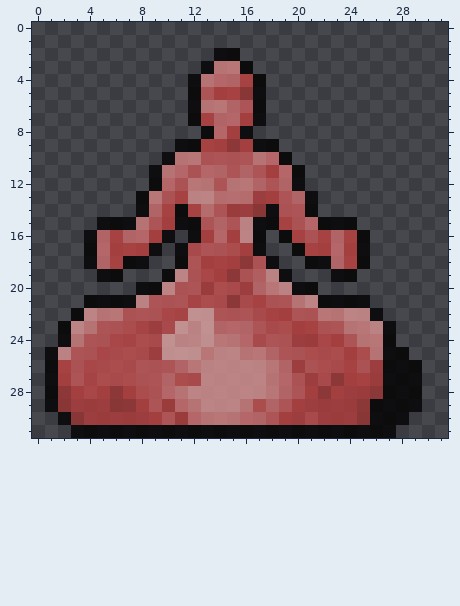
Two states of a pixel-art sprite, crawl-ref/source/rltiles/player/base/jello_red_f.png. The picture above was drawn from the file before the commit.
The file is 32x32 pixels. Pixels under 10% opacity are left out. Colours within 5 levels of each other are drawn and written as one.
Once edited:
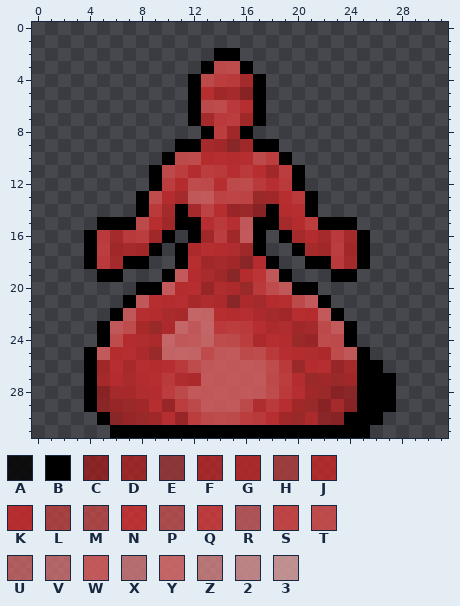
Palette (. is transparent): A #000000cc  B #000000  C #9a1d1dcc  D #af2121cc  E #9d3434cc  F #bb2323cc  G #c22424cc  H #b23b3bcc  J #c92626cc  K #d32828cc  L #bf4040cc  M #c14646cc  N #d83030cc  P #c44d4dcc  Q #da3a3acc  R #c75858cc  S #dc4444cc  T #dd4d4dcc  U #cb6363cc  V #cf6e6ecc  W #e15f5fcc  X #d27878cc  Y #e46d6dcc  Z #d58181cc  2 #db9393cc  3 #e0a2a2cc
The exact change:
Changed rows in their new state; - is an unchanged pixel.
first column x 1:
 2 -------------BB--------------
 3 ------------BTTB-------------
 4 -----------BTQQFB------------
 5 -----------BKFFCB------------
 6 -----------BTTQKB------------
 7 -----------BFQQFB------------
 8 ------------BQFB-------------
 9 ----------BBFFCFBB-----------
10 ---------BTTKKKKTQB----------
11 --------BTQKQQKQKFQB---------
12 --------BQKTTKTTQKQB---------
13 -------BTKFWWSSSDFKQB--------
14 -------BQFBFSKDDCBKKB--------
15 ----BBBTKFBBKQKWBBFKQBBB-----
16 ---BQFQQFB-BFQFWB-BFKFQFB----
17 ---BQFFFB-BJKKJFB--BFFQFB----
18 ---BQFBB--BKFFFCKB--BBQFB----
19 ----BB---BWKGFCKNWB---BB-----
20 -------BBWKKDJJDQTWBB--------
21 ---...BWKKKGJJCJFKKTWB...----
22 --...BWKKGGYYKKKJFFKKWB...---
23 -...BWTGDJYWYQQQKJJFFTWB...--
24 -...BTKJJYWWYTTQJKKDDTTB...--
25 ...BWKKJDYYYTWWTTQKKJJTWB...-
26 ...BFKGKKKQTWWWWWTQDKKDFBB...
27 ...BFKGKKQJJWWWWWTQKDFDFBBB..
28 ...BCFGJKQTWWWWWWTQKFDCCBBB..
29 ...BCDDFKDQTWWWTJQKFDCFCBBB..
30 -...BCDDFKDQTTTQQKFDJCCBBB..-
31 --...BBBBBBBBBBBBBBBBBBBB..--
Pixel boxes of the changes (left, top, right, bottom) in both pictures:
changed: (45, 48, 422, 438)
